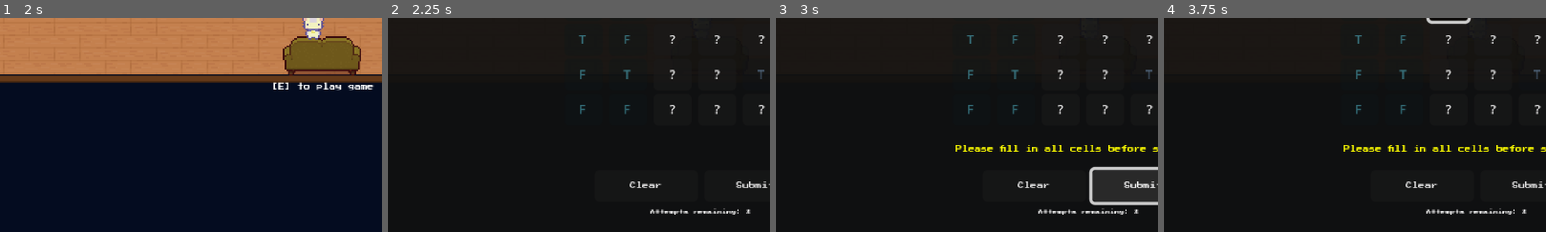
Above: before the commit, frames 1-4 (left to right).
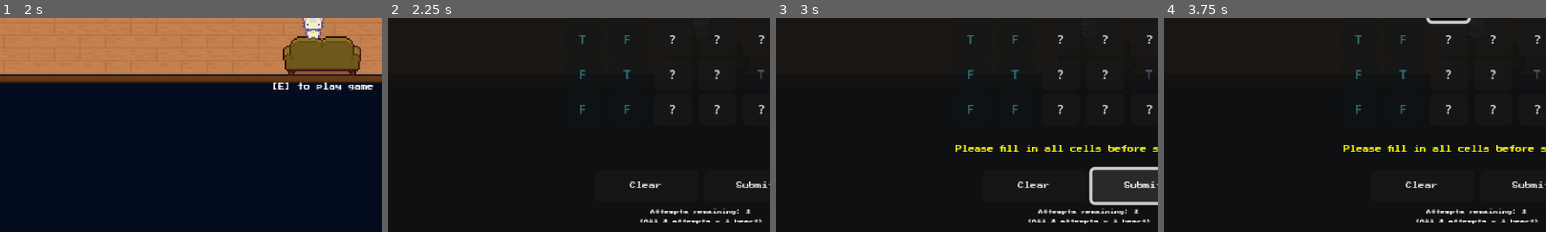
Above: after the commit, the same moments.

Repository: yonisabag11/DiscreteMath_EscapeRoom
Game: Godot game, scene res://Levels/Room2.tscn
Same seed, same stepped clock (60 frames per second), same inputs: the game is played once before the commit and once after it. This scene is started directly instead of the project's main scene.
Inputs:
- Up to frame 1 (2 s): tap Enter (ui_accept) at 0.5, 0.77, 1.52 s; hold D (right) 0.53-1.28 s; hold E (Interact) 0.53-1.28 s; hold S (down) from 1.28 s (still down); tap E (Interact) at 1.35 s
- Up to frame 2 (2.25 s): tap Enter (ui_accept) at 2 s; release S (down) at 2.03 s; hold D (right) from 2.03 s (still down); hold E (Interact) from 2.03 s (still down)
- Up to frame 3 (3 s): release D (right) at 2.75 s; release E (Interact) at 2.75 s; click "Submit" at 2.75 s
- Up to frame 4 (3.75 s): click "?" at 3.5 s
The pictures show only the part of the screen within x 9-59%, y 48-98%; the shares and areas given below are measured in that part.

Frame 1 is identical in both runs. In frame 2, 0.3% of the frame differs, in the area x 66-98%, y 93-97%; in frame 3, 0.3%; in frame 4, 0.3%.

Commit message:
Fixed some of the comments we go in the test feedback
1. all mini games - doesn't finish correctly if closes before its done (using esc button).
2. change attempts left description to say its worth 1 heart for the all 3 attempts to make it more clear.
3. make it so the mini game is locked to the same question once its in progress, so the user cant esc and come back to get an easier question. after you lose a heart (all of the 3 attempts) then its randomized again.

Diff:
--- a/GUI/MiniGames/affine_cipher_game.gd
+++ b/GUI/MiniGames/affine_cipher_game.gd
@@ -39,14 +39,19 @@
 
 # Persistent state
 static var persistent_attempts_made: int = 0
+static var persistent_puzzle_index: int = -1  # Locked puzzle index
+static var persistent_question_locked: bool = false  # Whether question is locked
 
 # State
 var attempts_made: int = 0
 var game_over_shown: bool = false
+var completing_game: bool = false  # Flag to block ESC during completion sequences
 
 ## Static method to reset persistent state (call when restarting game)
 static func reset_persistent_state():
 	persistent_attempts_made = 0
+	persistent_puzzle_index = -1
+	persistent_question_locked = false
 
 # UI References
 @onready var title_label: Label = $Panel/MarginContainer/VBoxContainer/TitleLabel
@@ -83,8 +88,20 @@
 func start_game():
 	super.start_game()
 
-	# Select a random puzzle
-	_select_random_puzzle()
+	# Select or restore puzzle
+	if persistent_question_locked and persistent_puzzle_index >= 0:
+		# Restore locked puzzle
+		var puzzle = PUZZLE_DATABASE[persistent_puzzle_index]
+		plaintext_answer = puzzle[0]
+		multiplicative_key = puzzle[1]
+		additive_shift = puzzle[2]
+		encrypted_message = _encrypt_text(plaintext_answer, multiplicative_key, additive_shift)
+		print("DEBUG: Restored locked puzzle index ", persistent_puzzle_index)
+	else:
+		# Select a random puzzle and lock it
+		_select_random_puzzle()
+		persistent_question_locked = true
+		print("DEBUG: Locked new puzzle index ", persistent_puzzle_index)
 
 	# Restore persistent state
 	attempts_made = persistent_attempts_made
@@ -112,8 +129,8 @@
 ## Select a random puzzle from the database and encrypt it
 func _select_random_puzzle():
 	# Randomly pick a puzzle
-	var puzzle_index = randi() % PUZZLE_DATABASE.size()
-	var puzzle = PUZZLE_DATABASE[puzzle_index]
+	persistent_puzzle_index = randi() % PUZZLE_DATABASE.size()
+	var puzzle = PUZZLE_DATABASE[persistent_puzzle_index]
 
 	plaintext_answer = puzzle[0]
 	multiplicative_key = puzzle[1]
@@ -170,6 +187,9 @@
 		_on_wrong_answer()
 
 func _on_correct_answer():
+	# Block ESC during completion sequence
+	completing_game = true
+
 	feedback_label.text = "✓ Correct! You decrypted the message!"
 	feedback_label.add_theme_color_override("font_color", Color.GREEN)
 
@@ -186,6 +206,9 @@
 	persistent_attempts_made = attempts_made
 
 	if attempts_made >= max_attempts:
+		# Block ESC during completion sequence
+		completing_game = true
+
 		# On attempts exhausted, lose a heart. Only show Game Over if that was the last heart.
 		answer_input.editable = false
 		submit_button.disabled = true
@@ -215,9 +238,10 @@
 			await get_tree().create_timer(1.0).timeout
 			if has_node("/root/HealthManager"):
 				HealthManager.lose_heart()
-			# Reset attempts for next entry
+			# Reset attempts for next entry and unlock question for new randomization
 			attempts_made = 0
 			persistent_attempts_made = 0
+			persistent_question_locked = false  # Unlock so next time gets a new question
 			complete_game(false)
 	else:
 		feedback_label.text = "✗ Incorrect. Try again!"
@@ -228,15 +252,15 @@
 
 func _update_attempts_display():
 	var remaining = max_attempts - attempts_made
-	attempts_label.text = "Attempts remaining: " + str(remaining)
+	attempts_label.text = "Attempts remaining: " + str(remaining) + "\n(All 3 attempts = 1 heart)"
 
 func _input(event):
 	if not is_active:
 		return
 
-	# Block ESC if game over screen is shown
+	# Block ESC if game over screen is shown or during completion sequence
 	if event.is_action_pressed("ui_cancel"):
-		if game_over_shown:
+		if game_over_shown or completing_game:
 			get_viewport().set_input_as_handled()
 			return
 		else:
--- a/GUI/MiniGames/set_theory_puzzle_game.gd
+++ b/GUI/MiniGames/set_theory_puzzle_game.gd
@@ -21,12 +21,24 @@
 static var persistent_attempts_made: int = 0  # Total attempts across all sessions
 static var persistent_rounds_completed: int = 0  # Number of rounds successfully completed
 static var persistent_game_failed: bool = false  # Whether the game was failed permanently
+static var persistent_current_operation: SetOperation = SetOperation.INTERSECTION  # Locked operation for current round
+static var persistent_set_a_elements: Array[String] = []  # Locked set A
+static var persistent_set_b_elements: Array[String] = []  # Locked set B
+static var persistent_intersection_element: String = ""  # Locked answer
+static var persistent_intersection_coord: Vector2i = Vector2i(-1, -1)  # Locked coordinate
+static var persistent_question_locked: bool = false  # Whether we have a locked question
 
 ## Static method to reset persistent state (call when restarting game)
 static func reset_persistent_state():
 	persistent_attempts_made = 0
 	persistent_rounds_completed = 0
 	persistent_game_failed = false
+	persistent_current_operation = SetOperation.INTERSECTION
+	persistent_set_a_elements.clear()
+	persistent_set_b_elements.clear()
+	persistent_intersection_element = ""
+	persistent_intersection_coord = Vector2i(-1, -1)
+	persistent_question_locked = false
 
 # Game mode enum
 enum SetOperation {
@@ -46,6 +58,7 @@
 var attempts_made: int = 0
 var grid_buttons: Array[Button] = []
 var game_over_shown: bool = false
+var completing_game: bool = false  # Flag to block ESC during completion sequences
 
 # UI References
 @onready var title_label: RichTextLabel = $Panel/MarginContainer/VBoxContainer/TitleLabel
@@ -113,8 +126,33 @@
 func _start_new_round():
 	current_round += 1
 
-	# Randomly choose between intersection and symmetric difference for this round
-	current_operation = SetOperation.INTERSECTION if randf() < 0.5 else SetOperation.SYMMETRIC_DIFF
+	# Check if we have a locked question from previous attempt
+	if persistent_question_locked:
+		# Restore the locked question
+		current_operation = persistent_current_operation
+		set_a_elements = persistent_set_a_elements.duplicate()
+		set_b_elements = persistent_set_b_elements.duplicate()
+		current_intersection_element = persistent_intersection_element
+		current_intersection_coord = persistent_intersection_coord
+		print("DEBUG: Restored locked question - Answer: ", current_intersection_element)
+	else:
+		# Generate a new random question and lock it
+		current_operation = SetOperation.INTERSECTION if randf() < 0.5 else SetOperation.SYMMETRIC_DIFF
+
+		# Generate random sets based on the operation
+		if current_operation == SetOperation.INTERSECTION:
+			_generate_random_sets_single_intersection()
+		else:
+			_generate_random_sets_single_symmetric_diff()
+
+		# Lock this question for subsequent attempts
+		persistent_question_locked = true
+		persistent_current_operation = current_operation
+		persistent_set_a_elements = set_a_elements.duplicate()
+		persistent_set_b_elements = set_b_elements.duplicate()
+		persistent_intersection_element = current_intersection_element
+		persistent_intersection_coord = current_intersection_coord
+		print("DEBUG: Locked new question - Answer: ", current_intersection_element)
 
 	# Update title to show progress and operation (use BBCode to resize symbols)
 	var operation_text = ""
@@ -124,12 +162,6 @@
 		operation_text = "(A - B) [font_size=12]∪[/font_size] (B - A)"
 	title_label.text = "Round " + str(current_round) + "/" + str(total_rounds) + ": Find " + operation_text
 
-	# Generate random sets based on the operation
-	if current_operation == SetOperation.INTERSECTION:
-		_generate_random_sets_single_intersection()
-	else:
-		_generate_random_sets_single_symmetric_diff()
-
 	# Display set information
 	var set_a_str = "A = {" + ", ".join(set_a_elements) + "}"
 	var set_b_str = "B = {" + ", ".join(set_b_elements) + "}"
@@ -144,6 +176,7 @@
 	# Reset round state (but keep attempts from session)
 	selected_cell = Vector2i(-1, -1)
 	feedback_label.text = ""
+	completing_game = false  # Re-enable ESC for the new round
 	_update_attempts_display()
 
 	# Enable buttons
@@ -452,6 +485,9 @@
 	feedback_label.text = "✓ Correct! The answer is " + current_intersection_element
 	feedback_label.add_theme_color_override("font_color", Color.GREEN)
 
+	# Block ESC during completion sequence
+	completing_game = true
+
 	# Highlight correct cell
 	var button = _get_button_at_pos(selected_cell)
 	if button:
@@ -465,6 +501,9 @@
 
 	rounds_completed += 1
 	persistent_rounds_completed = rounds_completed  # Save progress
+
+	# Unlock question for next round
+	persistent_question_locked = false
 
 	# Wait a moment, then move to next round or complete
 	await get_tree().create_timer(1.5).timeout
@@ -478,7 +517,7 @@
 		await get_tree().create_timer(2.0).timeout
 		complete_game(true)
 	else:
-		# Start next round
+		# Start next round with a new question
 		_start_new_round()
 
 func _on_wrong_answer():
@@ -486,6 +525,9 @@
 	persistent_attempts_made = attempts_made  # Save to persistent state
 
 	if attempts_made >= max_total_attempts:
+		# Block ESC during completion sequence
+		completing_game = true
+
 		feedback_label.text = "✗ Wrong! The answer was " + current_intersection_element
 		feedback_label.add_theme_color_override("font_color", Color.RED)
 
@@ -531,12 +573,11 @@
 			await get_tree().create_timer(2.0).timeout  # Give time to read the message
 			if has_node("/root/HealthManager"):
 				HealthManager.lose_heart()
-			# Reset attempts and rounds for next entry
+			# Reset attempts and unlock question for new randomization, but keep round progress
 			attempts_made = 0
 			persistent_attempts_made = 0
-			rounds_completed = 0
-			persistent_rounds_completed = 0
-			# Close the mini-game so they can re-enter when ready
+			persistent_question_locked = false  # Unlock so next time gets a new question
+			# Close the mini-game so they can re-enter when ready (consistent with other mini-games)
 			complete_game(false)
 	else:
 		feedback_label.text = "✗ Incorrect. Try again!"
@@ -545,7 +586,7 @@
 
 func _update_attempts_display():
 	var remaining = max_total_attempts - attempts_made
-	attempts_label.text = "Attempts remaining: " + str(remaining)
+	attempts_label.text = "Attempts remaining: " + str(remaining) + "\n(All 3 attempts = 1 heart)"
 	attempts_label.show()
 
 func _get_button_at_pos(pos: Vector2i) -> Button:
@@ -559,9 +600,9 @@
 	if not is_active:
 		return
 
-	# Block ESC if game over screen is shown
+	# Block ESC if game over screen is shown or during completion sequence
 	if event.is_action_pressed("ui_cancel"):
-		if game_over_shown:
+		if game_over_shown or completing_game:
 			get_viewport().set_input_as_handled()
 			return
 		else:
--- a/GUI/MiniGames/truth_table_puzzle_game.gd
+++ b/GUI/MiniGames/truth_table_puzzle_game.gd
@@ -38,10 +38,16 @@
 
 # Persistent state
 static var persistent_attempts_made: int = 0
+static var persistent_question_index: int = -1  # Locked question index
+static var persistent_question_locked: bool = false  # Whether question is locked
+static var persistent_prefilled_cells: Array[Vector2i] = []  # Locked prefilled cells positions
 
 ## Static method to reset persistent state (call when restarting game)
 static func reset_persistent_state():
 	persistent_attempts_made = 0
+	persistent_question_index = -1
+	persistent_question_locked = false
+	persistent_prefilled_cells.clear()
 
 # -------------------------------
 # STATE
@@ -56,6 +62,7 @@
 
 var attempts_made: int = 0
 var game_over_shown: bool = false
+var completing_game: bool = false  # Flag to block ESC during completion sequences
 
 # -------------------------------
 # UI NODES
@@ -104,8 +111,18 @@
 	main_panel.show()
 	color_rect.show()
 
-	# Select random question
-	var question = QUESTION_POOL[randi() % QUESTION_POOL.size()]
+	# Select or restore question
+	var question: Dictionary
+	if persistent_question_locked and persistent_question_index >= 0:
+		# Restore locked question
+		question = QUESTION_POOL[persistent_question_index]
+		print("DEBUG: Restored locked question index ", persistent_question_index)
+	else:
+		# Select random question and lock it
+		persistent_question_index = randi() % QUESTION_POOL.size()
+		question = QUESTION_POOL[persistent_question_index]
+		persistent_question_locked = true
+		print("DEBUG: Locked new question index ", persistent_question_index)
 	current_columns = question.columns.duplicate()
 	current_question = question
 
@@ -188,20 +205,30 @@
 	cell_nodes.clear()
 	prefilled_cells.clear()
 
-	# Select random cells to pre-fill as hints
-	var _total_cells = rows.size() * current_columns.size()
-	var prefill_positions: Array[Vector2i] = []
-
-	# Generate all possible positions (excluding A and B columns which are always given)
-	for r_idx in range(rows.size()):
-		for c_idx in range(2, current_columns.size()):  # Start from column 2 (skip A and B)
-			prefill_positions.append(Vector2i(c_idx, r_idx))
-
-	# Shuffle and select random positions to pre-fill
-	prefill_positions.shuffle()
-	var num_to_prefill = min(prefilled_cells_count, prefill_positions.size())
-	for i in range(num_to_prefill):
-		prefilled_cells.append(prefill_positions[i])
+	# Use persistent prefilled cells if question is locked, otherwise generate new ones
+	if persistent_question_locked and persistent_prefilled_cells.size() > 0:
+		# Restore locked prefilled cells
+		prefilled_cells = persistent_prefilled_cells.duplicate()
+		print("DEBUG: Restored locked prefilled cells: ", prefilled_cells)
+	else:
+		# Select random cells to pre-fill as hints
+		var _total_cells = rows.size() * current_columns.size()
+		var prefill_positions: Array[Vector2i] = []
+
+		# Generate all possible positions (excluding A and B columns which are always given)
+		for r_idx in range(rows.size()):
+			for c_idx in range(2, current_columns.size()):  # Start from column 2 (skip A and B)
+				prefill_positions.append(Vector2i(c_idx, r_idx))
+
+		# Shuffle and select random positions to pre-fill
+		prefill_positions.shuffle()
+		var num_to_prefill = min(prefilled_cells_count, prefill_positions.size())
+		for i in range(num_to_prefill):
+			prefilled_cells.append(prefill_positions[i])
+
+		# Lock these prefilled cells for subsequent attempts
+		persistent_prefilled_cells = prefilled_cells.duplicate()
+		print("DEBUG: Locked new prefilled cells: ", prefilled_cells)
 
 	# Header row
 	for title in current_columns:
@@ -324,6 +351,9 @@
 	# SUCCESS
 	# ------------------------------
 	if mistakes == 0:
+		# Block ESC during completion sequence
+		completing_game = true
+
 		feedback_label.text = "✓ Correct! Truth table completed."
 		feedback_label.add_theme_color_override("font_color", Color.GREEN)
 
@@ -340,6 +370,9 @@
 	persistent_attempts_made += 1
 
 	if persistent_attempts_made >= max_attempts:
+		# Block ESC during completion sequence
+		completing_game = true
+
 		# Out of attempts → lose heart
 		submit_button.disabled = true
 		clear_button.disabled = true
@@ -366,8 +399,10 @@
 			await get_tree().create_timer(1.0).timeout
 			if has_node("/root/HealthManager"):
 				HealthManager.lose_heart()
-			# Reset attempts for next entry
+			# Reset attempts for next entry and unlock question for new randomization
 			persistent_attempts_made = 0
+			persistent_question_locked = false  # Unlock so next time gets a new question
+			persistent_prefilled_cells.clear()  # Clear prefilled cells so new question gets new hints
 			complete_game(false)
 	else:
 		# Still have attempts left
@@ -378,16 +413,16 @@
 
 func _update_attempts_display() -> void:
 	var remaining := max_attempts - persistent_attempts_made
-	attempts_label.text = "Attempts remaining: " + str(remaining)
+	attempts_label.text = "Attempts remaining: " + str(remaining) + "\n(All 3 attempts = 1 heart)"
 
 
 func _input(event):
 	if not is_active:
 		return
 
-	# Block ESC if game over screen is shown
+	# Block ESC if game over screen is shown or during completion sequence
 	if event.is_action_pressed("ui_cancel"):
-		if game_over_shown:
+		if game_over_shown or completing_game:
 			get_viewport().set_input_as_handled()
 			return
 		else:
